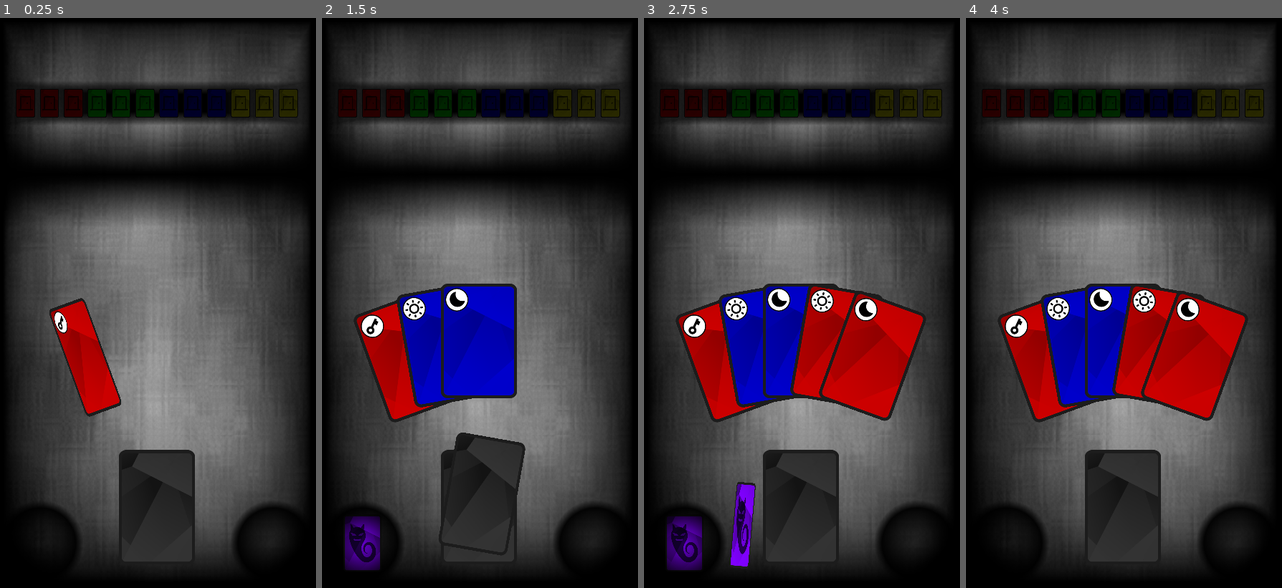
Above: before the commit, frames 1-4 (left to right).
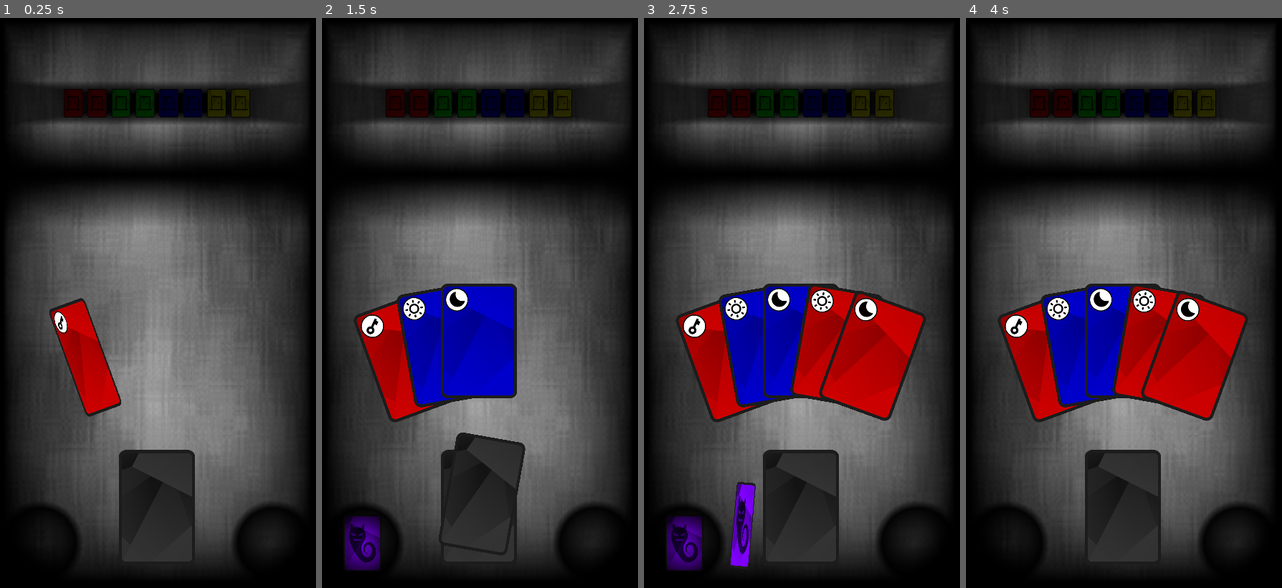
Above: after the commit, the same moments.

Repository: marcopar/Onirica
Game: Godot game, scene res://scenes/main/main.tscn
The game is run twice, just before and just after one commit, with the same random seed, the same clock (stepped at 60 frames per second) and the same inputs.
Inputs (mouse positions are in pixels of both pictures, inside the frame that each line leads up to):
- Up to frame 1 (0.25 s): no input
- Up to frame 2 (1.5 s): drag from (480, 508) to (480, 177) at 0.52 s; drag from (363, 542) to (480, 508) at 1.27 s
- Up to frame 3 (2.75 s): move the mouse to (729, 360) at 2.02 s; click (729, 360) at 2.17 s
- Up to frame 4 (4 s): drag from (1063, 525) to (1240, 542) at 2.77 s; drag from (1133, 496) to (1007, 542) at 3.52 s

The runs differ from the first frame. In frame 1, 1.2% of the frame differs, in the area x 7-95%, y 12-18%; in frame 2, 1.2%; in frame 3, 1.2%; in frame 4, 1.2%.

Commit message:
Doors panel work in progress

Diff:
--- a/project/manager/card_manager.gd
+++ b/project/manager/card_manager.gd
@@ -21,7 +21,7 @@
 		CARD_TYPE.DEADEND: "deadend"
 }
 
-const BASE_DECK = {
+const BASE_DECK: Dictionary = {
 	CARD_TYPE.SUN: {
 		CARD_COLOR.RED: 9,
 		CARD_COLOR.BLUE: 8,
@@ -51,7 +51,7 @@
 	}
 }
 
-const GLYPHS_EXPANSION_DECK = {
+const GLYPHS_EXPANSION_DECK: Dictionary = {
 	CARD_TYPE.GLYPH: {
 		CARD_COLOR.RED: 2,
 		CARD_COLOR.BLUE: 2,
@@ -66,7 +66,7 @@
 	}
 }
 
-const CROSSROADS_AND_DEADENDS_EXPANSION_DECK = {
+const CROSSROADS_AND_DEADENDS_EXPANSION_DECK: Dictionary = {
 	CARD_TYPE.SUN: {
 		CARD_COLOR.MULTI: 3
 	},
--- a/project/model/deck_model.gd
+++ b/project/model/deck_model.gd
@@ -35,3 +35,10 @@
 
 func add_card_back(card: CardModel):
 	deck.push_back(card)
+
+func get_number_of(type: CardManager.CARD_TYPE) -> int:
+	var count: int
+	for card in deck:
+		if card.type == type:
+			count += 1
+	return count
--- /dev/null
+++ b/project/scenes/doorspanel/doors_panel.gd
@@ -0,0 +1,75 @@
+extends Node2D
+
+class_name DoorsPanel
+
+@onready var door_container: Node2D = $Background/DoorContainer
+
+const RED_DOOR = preload("res://assets/sprites/cards/red_door.png")
+const GREEN_DOOR = preload("res://assets/sprites/cards/green_door.png")
+const BLUE_DOOR = preload("res://assets/sprites/cards/blue_door.png")
+const YELLOW_DOOR = preload("res://assets/sprites/cards/yellow_door.png")
+
+const DOOR_TEXTURES: Dictionary = {
+	CardManager.CARD_COLOR.RED: RED_DOOR,
+	CardManager.CARD_COLOR.GREEN: GREEN_DOOR,
+	CardManager.CARD_COLOR.BLUE: BLUE_DOOR,
+	CardManager.CARD_COLOR.YELLOW: YELLOW_DOOR,
+}
+const DOOR_COLORS_8: Array = [
+	CardManager.CARD_COLOR.RED, CardManager.CARD_COLOR.RED,
+	CardManager.CARD_COLOR.GREEN, CardManager.CARD_COLOR.GREEN,
+	CardManager.CARD_COLOR.BLUE, CardManager.CARD_COLOR.BLUE,
+	CardManager.CARD_COLOR.YELLOW, CardManager.CARD_COLOR.YELLOW
+]
+const DOOR_COLORS_12: Array = [
+	CardManager.CARD_COLOR.RED, CardManager.CARD_COLOR.RED, CardManager.CARD_COLOR.RED,
+	CardManager.CARD_COLOR.GREEN, CardManager.CARD_COLOR.GREEN, CardManager.CARD_COLOR.GREEN,
+	CardManager.CARD_COLOR.BLUE, CardManager.CARD_COLOR.BLUE, CardManager.CARD_COLOR.BLUE,
+	CardManager.CARD_COLOR.YELLOW, CardManager.CARD_COLOR.YELLOW, CardManager.CARD_COLOR.YELLOW
+]
+
+const MAX_DOORS: int = 12
+var doors: int
+
+func setup(doors: int):
+	self.doors = doors
+
+	for i in range(1, MAX_DOORS):
+		var node: Sprite2D = door_container.find_child(str("D", i))
+		node.visible = false
+
+	if doors == 8:
+		var first_door: int = 3
+		for i in range(first_door, MAX_DOORS - 1):
+			var node: Sprite2D = door_container.find_child(str("D", i))
+			node.visible = true
+			node.texture = DOOR_TEXTURES[DOOR_COLORS_8[i-first_door]]
+
+	if doors == 12:
+		var first_door: int = 1
+		for i in range(first_door, MAX_DOORS + 1):
+			var node: Sprite2D = door_container.find_child(str("D", i))
+			node.visible = true
+			node.texture = DOOR_TEXTURES[DOOR_COLORS_12[i-first_door]]
+
+
+func set_doors_found(color: CardManager.CARD_COLOR, door_count: int, value: bool):
+	if doors == 8:
+		var first_door: int = 3 + DOOR_COLORS_8.find(color) - 1
+		for i in range(first_door, first_door + door_count):
+			var node: Sprite2D = door_container.find_child(str("D", i))
+			node.self_modulate = Color(1,1,1,1)
+		pass
+	if doors == 12:
+		var first_door: int = 1
+		pass
+	pass
+
+# Called when the node enters the scene tree for the first time.
+func _ready() -> void:
+	pass # Replace with function body.
+
+
+# Called every frame. 'delta' is the elapsed time since the previous frame.
+func _process(delta: float) -> void:
+	pass
--- a/project/scenes/doorspanel/doors_panel.tscn
+++ b/project/scenes/doorspanel/doors_panel.tscn
@@ -1,7 +1,8 @@
-[gd_scene load_steps=9 format=3 uid="uid://bxhxggou0553h"]
+[gd_scene load_steps=10 format=3 uid="uid://bxhxggou0553h"]
 
 [ext_resource type="Script" path="res://scenes/doorspanel/background.gd" id="1_4f65k"]
 [ext_resource type="Texture2D" uid="uid://cnhxk20xt15ay" path="res://assets/sprites/cards/blue_door.png" id="1_by7ci"]
+[ext_resource type="Script" path="res://scenes/doorspanel/doors_panel.gd" id="1_n3ltj"]
 [ext_resource type="Texture2D" uid="uid://btnkgsntbdm5f" path="res://assets/sprites/cards/red_door.png" id="1_qfj76"]
 [ext_resource type="Texture2D" uid="uid://bc8aj5jwkixg1" path="res://assets/sprites/cards/green_door.png" id="2_edn8y"]
 [ext_resource type="Texture2D" uid="uid://ve0ailn7fsq5" path="res://assets/sprites/cards/yellow_door.png" id="4_6kguw"]
@@ -21,6 +22,7 @@
 fill_from = Vector2(0.5, 0.5)
 
 [node name="DoorsPanel" type="Node2D"]
+script = ExtResource("1_n3ltj")
 
 [node name="Background" type="Sprite2D" parent="."]
 material = SubResource("CanvasItemMaterial_ys538")
@@ -28,86 +30,98 @@
 centered = false
 script = ExtResource("1_4f65k")
 
-[node name="Node2D" type="Node2D" parent="Background"]
+[node name="DoorContainer" type="Node2D" parent="Background"]
 position = Vector2(68, 27)
 
-[node name="D1" type="Sprite2D" parent="Background/Node2D"]
+[node name="D1" type="Sprite2D" parent="Background/DoorContainer"]
+visible = false
 self_modulate = Color(0.196078, 0.196078, 0.196078, 1)
 scale = Vector2(0.25, 0.25)
 texture = ExtResource("1_qfj76")
 centered = false
 
-[node name="D2" type="Sprite2D" parent="Background/Node2D"]
+[node name="D2" type="Sprite2D" parent="Background/DoorContainer"]
+visible = false
 self_modulate = Color(0.196078, 0.196078, 0.196078, 1)
 position = Vector2(80, 0)
 scale = Vector2(0.25, 0.25)
 texture = ExtResource("1_qfj76")
 centered = false
 
-[node name="D3" type="Sprite2D" parent="Background/Node2D"]
+[node name="D3" type="Sprite2D" parent="Background/DoorContainer"]
+visible = false
 self_modulate = Color(0.196078, 0.196078, 0.196078, 1)
 position = Vector2(160, 0)
 scale = Vector2(0.25, 0.25)
 texture = ExtResource("1_qfj76")
 centered = false
 
-[node name="D4" type="Sprite2D" parent="Background/Node2D"]
+[node name="D4" type="Sprite2D" parent="Background/DoorContainer"]
+visible = false
 self_modulate = Color(0.196078, 0.196078, 0.196078, 1)
 position = Vector2(240, 0)
 scale = Vector2(0.25, 0.25)
 texture = ExtResource("2_edn8y")
 centered = false
 
-[node name="D5" type="Sprite2D" parent="Background/Node2D"]
+[node name="D5" type="Sprite2D" parent="Background/DoorContainer"]
+visible = false
 self_modulate = Color(0.196078, 0.196078, 0.196078, 1)
 position = Vector2(320, 0)
 scale = Vector2(0.25, 0.25)
 texture = ExtResource("2_edn8y")
 centered = false
 
-[node name="D6" type="Sprite2D" parent="Background/Node2D"]
+[node name="D6" type="Sprite2D" parent="Background/DoorContainer"]
+visible = false
 self_modulate = Color(0.196078, 0.196078, 0.196078, 1)
 position = Vector2(400, 0)
 scale = Vector2(0.25, 0.25)
 texture = ExtResource("2_edn8y")
 centered = false
 
-[node name="D7" type="Sprite2D" parent="Background/Node2D"]
+[node name="D7" type="Sprite2D" parent="Background/DoorContainer"]
+visible = false
 self_modulate = Color(0.196078, 0.196078, 0.196078, 1)
 position = Vector2(480, 0)
 scale = Vector2(0.25, 0.25)
 texture = ExtResource("1_by7ci")
 centered = false
 
-[node name="D8" type="Sprite2D" parent="Background/Node2D"]
+[node name="D8" type="Sprite2D" parent="Background/DoorContainer"]
+visible = false
 self_modulate = Color(0.196078, 0.196078, 0.196078, 1)
 position = Vector2(560, 0)
 scale = Vector2(0.25, 0.25)
 texture = ExtResource("1_by7ci")
 centered = false
 
-[node name="D9" type="Sprite2D" parent="Background/Node2D"]
+[node name="D9" type="Sprite2D" parent="Background/DoorContainer"]
+visible = false
 self_modulate = Color(0.196078, 0.196078, 0.196078, 1)
 position = Vector2(640, 0)
 scale = Vector2(0.25, 0.25)
 texture = ExtResource("1_by7ci")
 centered = false
 
-[node name="D10" type="Sprite2D" parent="Background/Node2D"]
+[node name="D10" type="Sprite2D" parent="Background/DoorContainer"]
+visible = false
 self_modulate = Color(0.196078, 0.196078, 0.196078, 1)
 position = Vector2(720, 0)
 scale = Vector2(0.25, 0.25)
 texture = ExtResource("4_6kguw")
 centered = false
 
-[node name="D11" type="Sprite2D" parent="Background/Node2D"]
+[node name="D11" type="Sprite2D" parent="Background/DoorContainer"]
+visible = false
 self_modulate = Color(0.196078, 0.196078, 0.196078, 1)
 position = Vector2(800, 0)
 scale = Vector2(0.25, 0.25)
 texture = ExtResource("4_6kguw")
 centered = false
 
-[node name="D12" type="Sprite2D" parent="Background/Node2D"]
+[node name="D12" type="Sprite2D" parent="Background/DoorContainer"]
+visible = false
 self_modulate = Color(0.196078, 0.196078, 0.196078, 1)
 position = Vector2(880, 0)
 scale = Vector2(0.25, 0.25)
--- a/project/scenes/main/main.gd
+++ b/project/scenes/main/main.gd
@@ -8,6 +8,7 @@
 @onready var deck: Deck = $Deck
 @onready var limbo: Limbo = $Limbo
 @onready var card_container: Node2D = $CardContainer
+@onready var doors_panel: DoorsPanel = $DoorsPanel
 
 const CARD = preload("res://scenes/card/card.tscn")
 
@@ -25,6 +26,7 @@
 	hand_markers.push_back(hand_marker_5)
 	get_viewport().physics_object_picking_sort = true
 	GameManager.new_game()
+	doors_panel.setup(GameManager.deck_model.get_number_of(CardManager.CARD_TYPE.DOOR))
 	while await draw_card(false):
 		pass
 	if not GameManager.limbo.is_empty():
